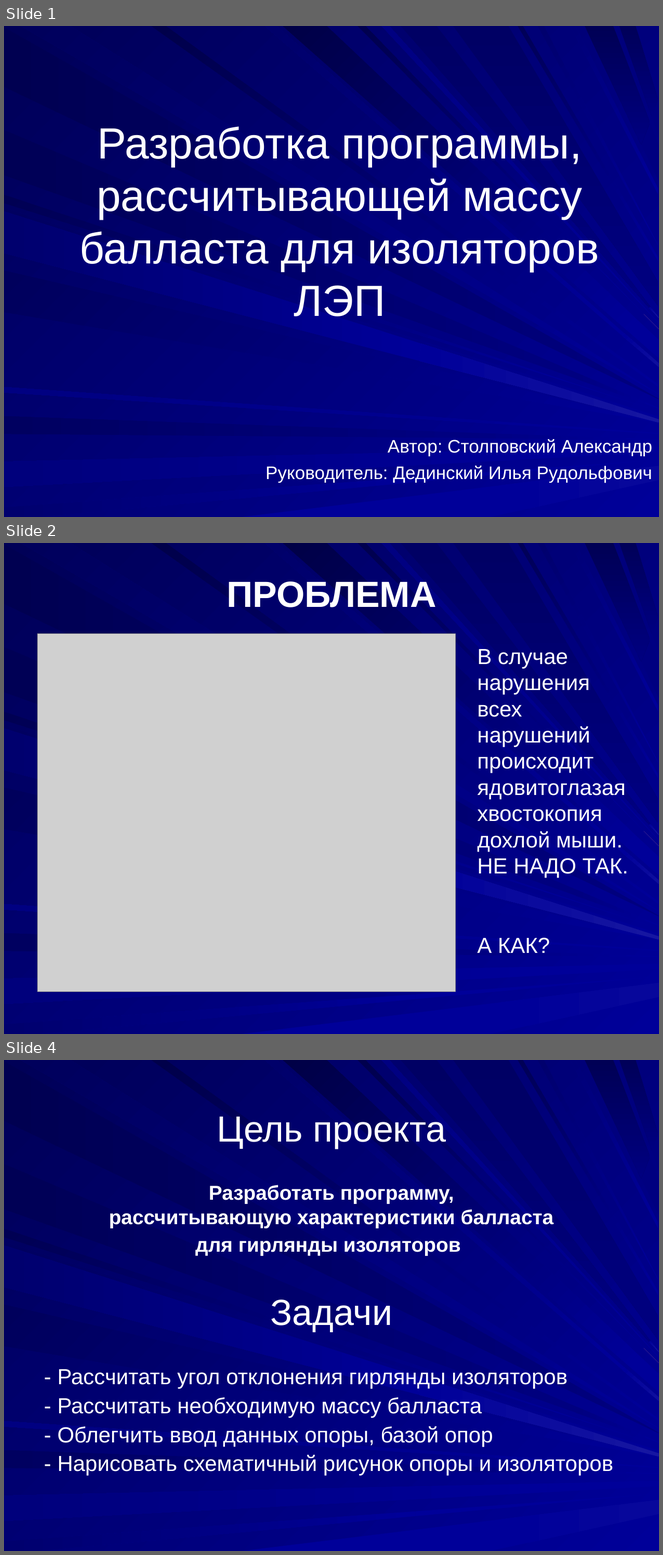
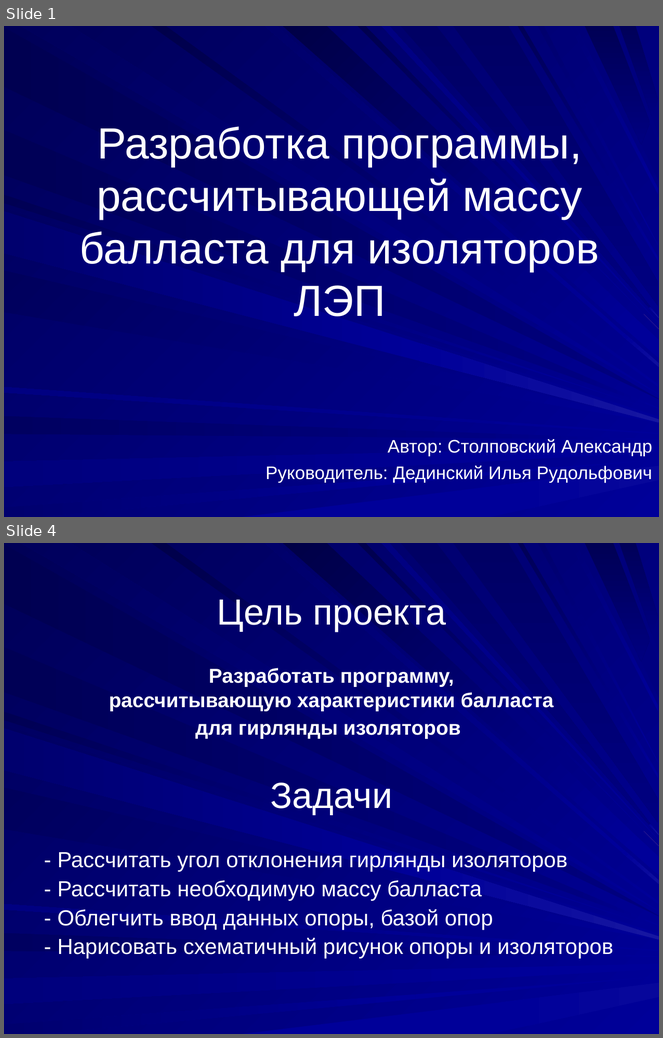
Before and after one commit to aleks311001/Project, a slide deck: Проект.ppt. Shown one above the other, each under a label of ours: slides 1, 2 and 4 before the commit, slides 1 and 4 after it; the slides between them are not shown. The pictures are 663x1555 and 663x1038 pixels, drawn with LibreOffice and Linux fonts; fonts in the diff are those of the drawing; grey boxes stand for pictures. Boxes give left, top, right and bottom in pixels: in the first picture for what was removed or moved away, otherwise in the second. Text is boxed around its words. In the diff, an @@ line names an element or a change of style, - is before the commit and + after.

```diff
--- a/Проект.ppt
+++ b/Проект.ppt
@@ slide 2 removed at [4,543,659,1034], background gradient #000099 to #000057; not listed: 37 template elements that a slide beside it also shows @@
@@ text removed at [227,581,436,607] @@
-ПРОБЛЕМА
@@ picture removed at [37,634,455,992] @@
@@ text removed at [477,649,629,953] @@
-В случае нарушения всех нарушений происходит ядовитоглазая хвостокопия дохлой мыши. НЕ НАДО ТАК.
-А КАК?
```
Also in this commit, not shown: 2 slides changed, 6 slides added, 4 other slides removed, 21 other files.
